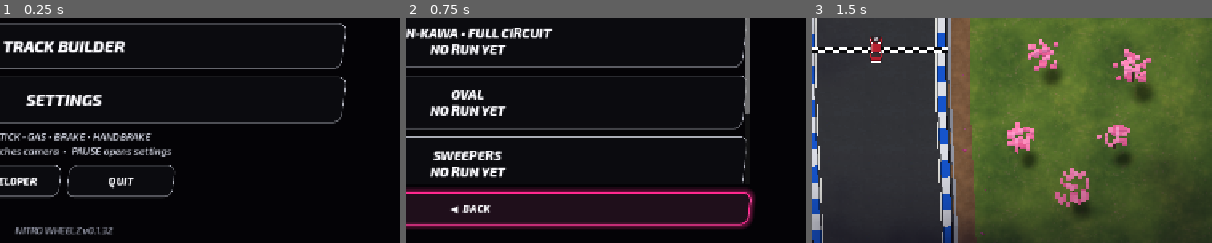
Above: before the commit, frames 1-3 (left to right).
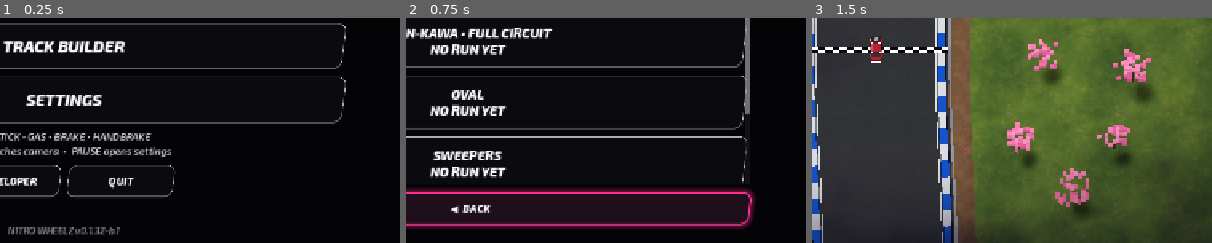
Above: after the commit, the same moments.

Repository: karllondor/Nitro-Wheelz-
Game: Godot game, scene res://scenes/boot.tscn
The game is run twice, just before and just after one commit, with the same random seed, the same clock (stepped at 60 frames per second) and the same inputs.
Inputs:
- Up to frame 1 (0.25 s): no input
- Up to frame 2 (0.75 s): click "DRIVE" at 0.5 s
- Up to frame 3 (1.5 s): click "SHIN-KAWA NO RUN YET" at 1.25 s
The pictures show only the part of the screen within x 42-92%, y 49-99%; the shares and areas given below are measured in that part.

The runs differ from the first frame. In frame 1, 0.6% of the frame differs, in the area x 2-30%, y 92-97%; in frame 2, nothing differs; in frame 3, nothing differs.

Commit message:
chore(v0.1.32b): prerelease version and QA handoff documentation

Diff:
--- a/game/project.godot
+++ b/game/project.godot
@@ -4,7 +4,7 @@
 [application]
 config/name="Nitro Wheelz"
 config/icon="res://assets/brand/app_icon.png"
-config/version="0.1.32"
+config/version="0.1.32-b.1"
 config/features=PackedStringArray("4.7", "GL Compatibility")
 run/main_scene="res://scenes/boot.tscn"
 
